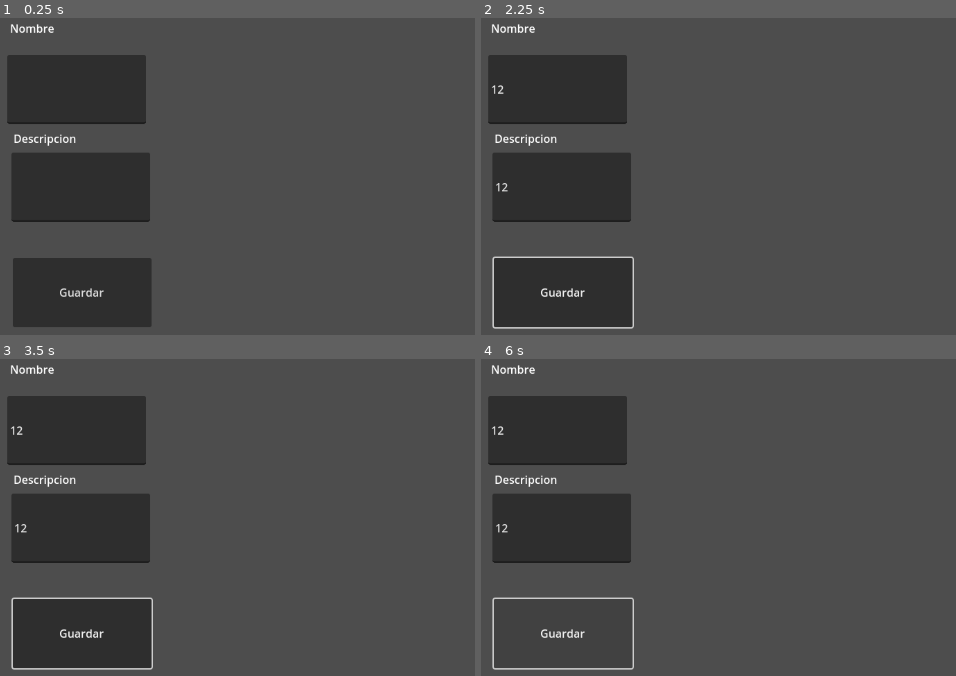
Above: before the commit, frames 1-4 (two rows, left to right).
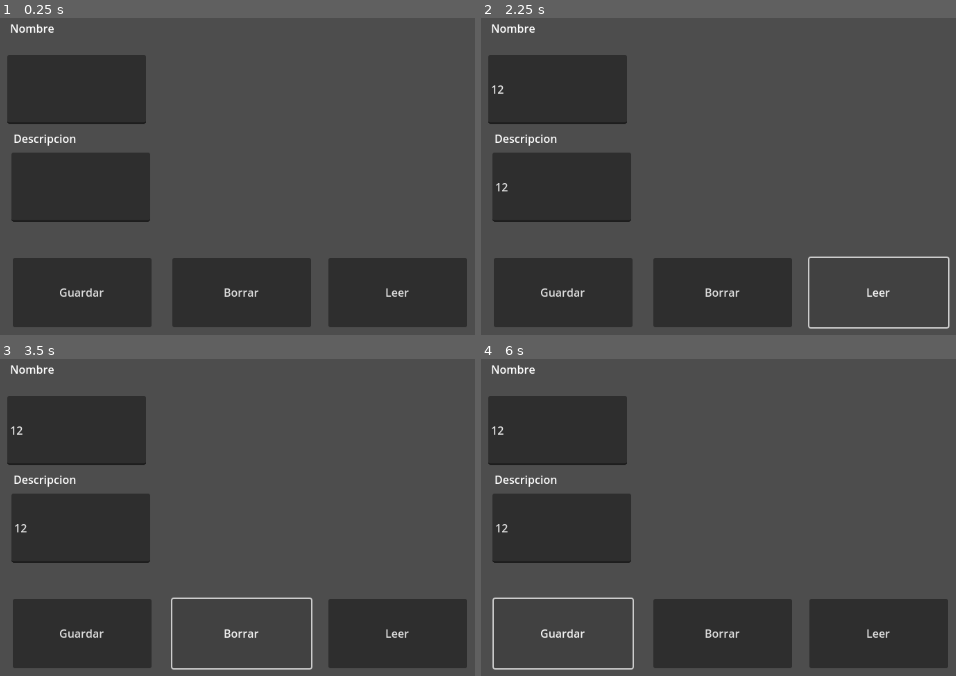
Above: after the commit, the same moments.

Repository: lucascarrug/Godot-Prototype-Project---ToDo-Tasks
Game: Godot game, scene res://Scenes/Test.tscn
Two runs of this game, one before a commit and one after it. Both use one fixed random seed, a clock stepped at 60 frames per second and the inputs below.
Inputs (mouse positions are in pixels of both pictures, inside the frame that each line leads up to):
- Up to frame 1 (0.25 s): no input
- Up to frame 2 (2.25 s): click (557, 90) at 0.52 s; type "12" at 0.6 s; click (561, 186) at 0.75 s; type "12" at 0.83 s; click "Guardar" at 1.25 s; click (880, 293) at 2 s, where only the run after the commit has a clickable "Leer"
- Up to frame 3 (3.5 s): click (242, 634) at 2.75 s, where only the run after the commit has a clickable "Borrar"
- Up to frame 4 (6 s): click "Guardar" at 3.5 s; click (880, 634) at 4.25 s, where only the run after the commit has a clickable "Leer"; click (723, 634) at 5 s, where only the run after the commit has a clickable "Borrar"; click "Guardar" at 5.75 s

The runs differ from the first frame. In frame 1, 13% of the frame differs, in the area x 36-99%, y 75-98%; in frame 2, 7.5%; in frame 3, 7.5%; in frame 4, 13%.

Commit message:
_delete_by_id() works and other fuctions has been commented

Diff:
--- a/Data/Tasks.csv
+++ b/Data/Tasks.csv
@@ -1,8 +1,3 @@
-Nombre;Descripcion
-T1;T2
-D1;D2
-Tarea
-V;b
-V
-b;No hay descripcion.
-bagava;vaag
+ID;Nombre;Descripcion
+1292684798281401112;Tarea1;Des1
+3474457444045201035;Tarea2;Des2
--- a/Scenes/Test.tscn
+++ b/Scenes/Test.tscn
@@ -25,7 +25,21 @@
 offset_right = 365.0
 offset_bottom = 339.0
 
-[node name="Button" type="Button" parent="."]
+[node name="ReadButton" type="Button" parent="."]
+offset_left = 622.0
+offset_top = 391.0
+offset_right = 822.0
+offset_bottom = 491.0
+text = "Leer"
+
+[node name="DeleteButton" type="Button" parent="."]
+offset_left = 397.0
+offset_top = 391.0
+offset_right = 597.0
+offset_bottom = 491.0
+text = "Borrar"
+
+[node name="SaveButton" type="Button" parent="."]
 layout_mode = 0
 offset_left = 167.0
 offset_top = 391.0
@@ -56,4 +70,6 @@
 offset_right = 934.0
 offset_bottom = 420.0
 
-[connection signal="pressed" from="Button" to="." method="_on_button_pressed"]
+[connection signal="pressed" from="ReadButton" to="." method="_on_read_button_pressed"]
+[connection signal="pressed" from="DeleteButton" to="." method="_on_delete_button_pressed"]
+[connection signal="pressed" from="SaveButton" to="." method="_on_save_button_pressed"]
--- a/Scripts/cvs.gd
+++ b/Scripts/cvs.gd
@@ -7,24 +7,33 @@
 	pass
 
 func _write() -> void:
-	var previous_data = _read()
-	var file = FileAccess.open(doc, FileAccess.READ_WRITE)
+	# Read file and open it in write mode.
+	var previous_data: Array = _read()
+	var file = FileAccess.open(doc, FileAccess.WRITE)
 
-	print("Size: ", previous_data.size())
+	# Add titles if don't exist.
 	if previous_data.size() <= 0:
-		var titles: Array[String] = ["Nombre", "Descripcion"]
+		var titles: Array[String] = ["ID", "Nombre", "Descripcion"]
 		file.store_csv_line(titles, ";")
 
+	# Capture inputs.
+	var _id: String = str(ResourceUID.create_id())
 	var _name: String = $LineEdit.text
 	var _description: String = $LineEdit2.text
 
+	# Fill cells.
 	if _description.is_empty(): _description = "No hay descripcion."
 
-	if _name != "":
-		for row in previous_data:
-			file.store_csv_line(row, ";")
-		var new_data: Array[String] = [_name, _description]
-		file.store_csv_line(new_data, ";")
+	# Required fields condition and add task data.
+	if _name == "":
+		print("No task has been added.")
+		file.close()
+		return
+
+	for row in previous_data:
+		file.store_csv_line(row, ";")
+	var new_data: Array[String] = [_id, _name, _description]
+	file.store_csv_line(new_data, ";")
 
 	file.close()
 
@@ -52,11 +61,41 @@
 		data.append(new_row)
 
 	file.close()
+	print("New task added.")
 
 	return data
 
-func _on_button_pressed() -> void:
-	print("Tarea gaurdada.")
+func _delete_by_id(id_to_delete: String) -> void:
+	# Read data.
+	var previous_data: Array = _read()
+	var has_deleted: bool = false
+
+	# Find task.
+	for task in previous_data:
+		if task.get(0) == id_to_delete:
+			previous_data.erase(task)
+			has_deleted = true
+			print("Task with id [", id_to_delete, "] has been deleted.")
+
+	if not has_deleted:
+		print("No task has been deleted.")
+
+	# Open file in write mode.
+	var file = FileAccess.open(doc, FileAccess.WRITE)
+
+	# Rewrite new data.
+	for task in previous_data:
+		var new_data: Array[String] = [task[0], task[1], task[2]]
+		file.store_csv_line(new_data, ";")
+
+
+func _on_save_button_pressed() -> void:
 	_write()
-	#$RichTextLabel.text = _read()
+
+
+func _on_delete_button_pressed() -> void:
+	_delete_by_id("2643383200449524125")
+
+
+func _on_read_button_pressed() -> void:
 	print(_read())
